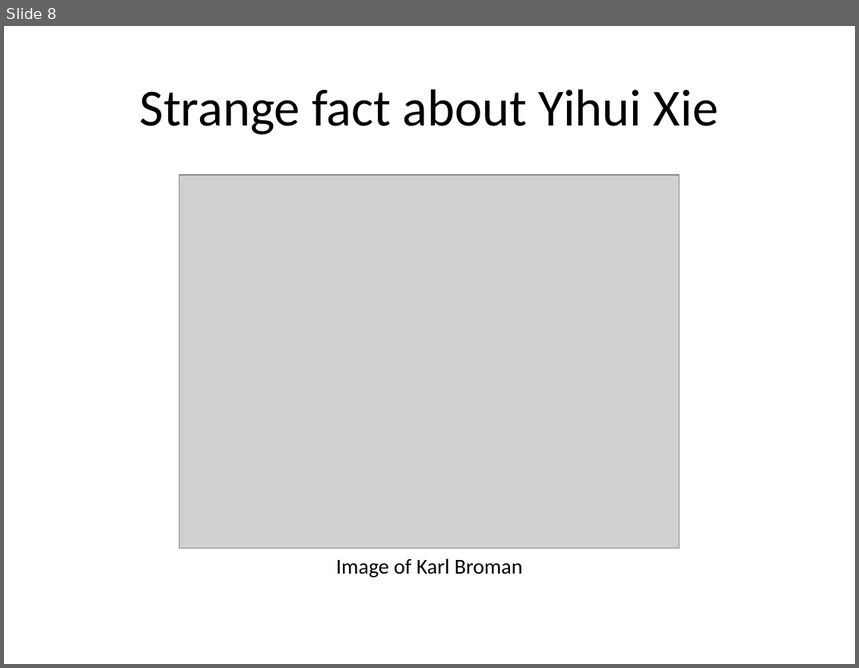
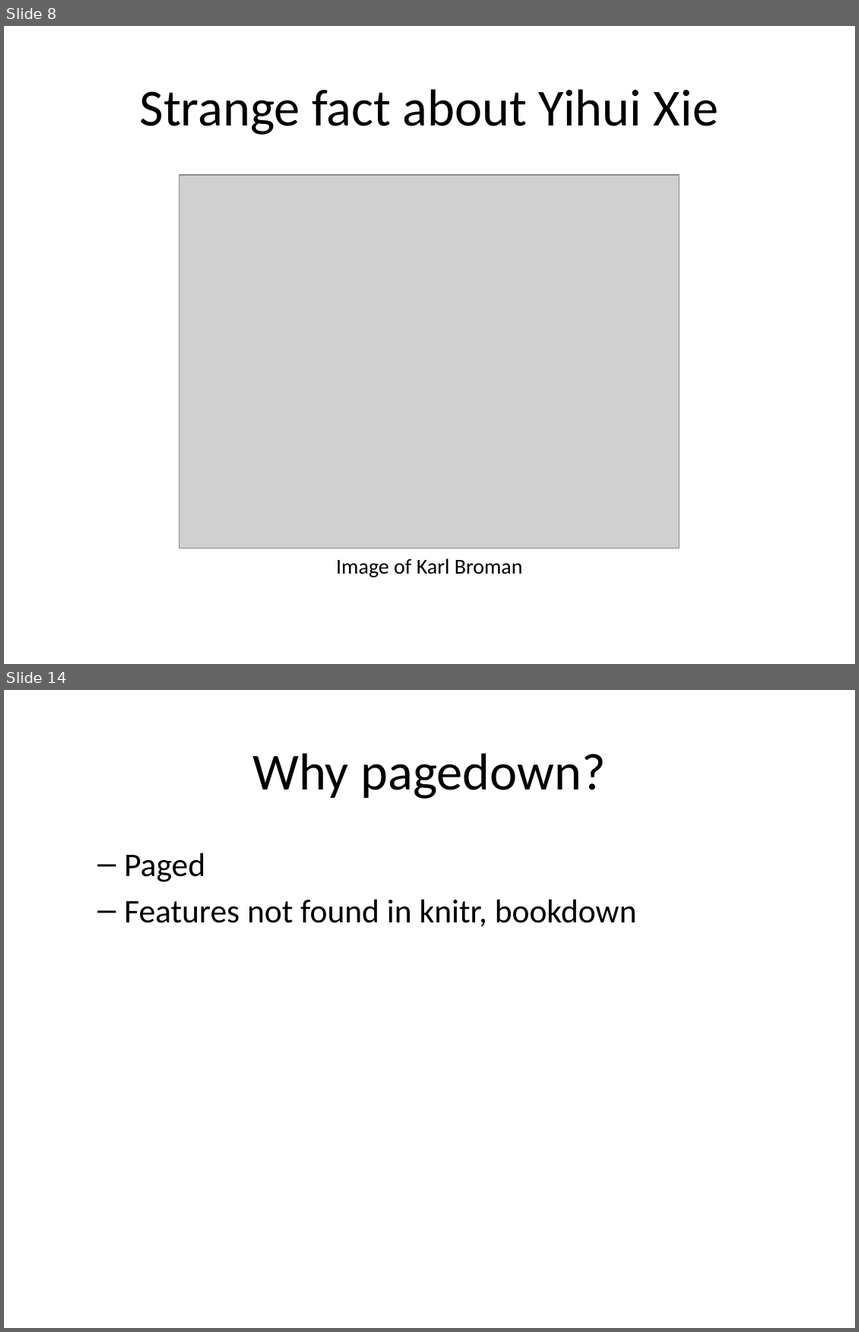
Before and after one commit to pmean/posters-with-pagedown, a slide deck: src/posters.pptx. Shown one above the other, each under a label of ours: slide 8 before the commit, slides 8 and 14 after it; the slides between them are not shown. The pictures are 859x668 and 859x1332 pixels, drawn with LibreOffice and Linux fonts; fonts in the diff are those of the drawing; grey boxes stand for pictures. Boxes give left, top, right and bottom in pixels: in the first picture for what was removed or moved away, otherwise in the second. Text is boxed around its words. In the diff, an @@ line names an element or a change of style, - is before the commit and + after.

Commit message:
Addded details about pagedown

```diff
--- a/src/posters.pptx
+++ b/src/posters.pptx
@@ slide 14 added at (x1=4, y1=690, x2=855, y2=1328), background #FFFFFF @@
@@ title added at (x1=253, y1=753, x2=606, y2=799), 44 pt, text #000000 @@
+Why pagedown?
@@ text added at (x1=124, y1=853, x2=637, y2=927), 28 pt, text #000000 @@
+  – Paged
+  – Features not found in knitr, bookdown
```
Also in this commit, not shown: 5 other slides added, 2 other files.
